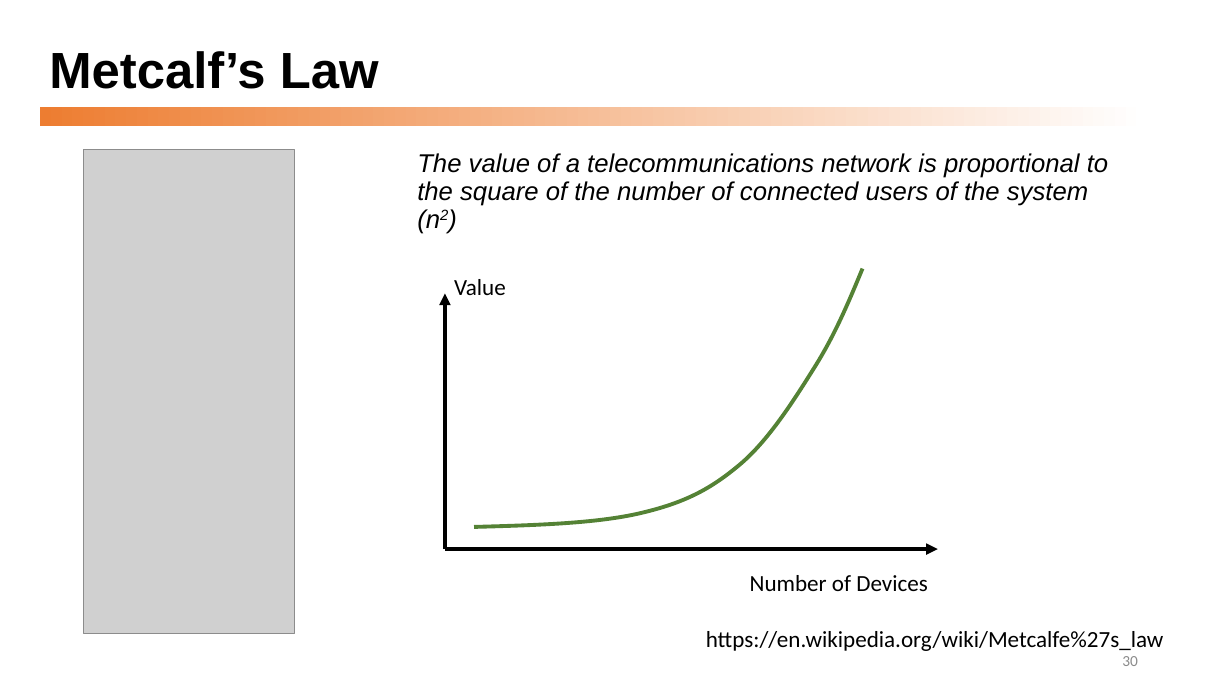
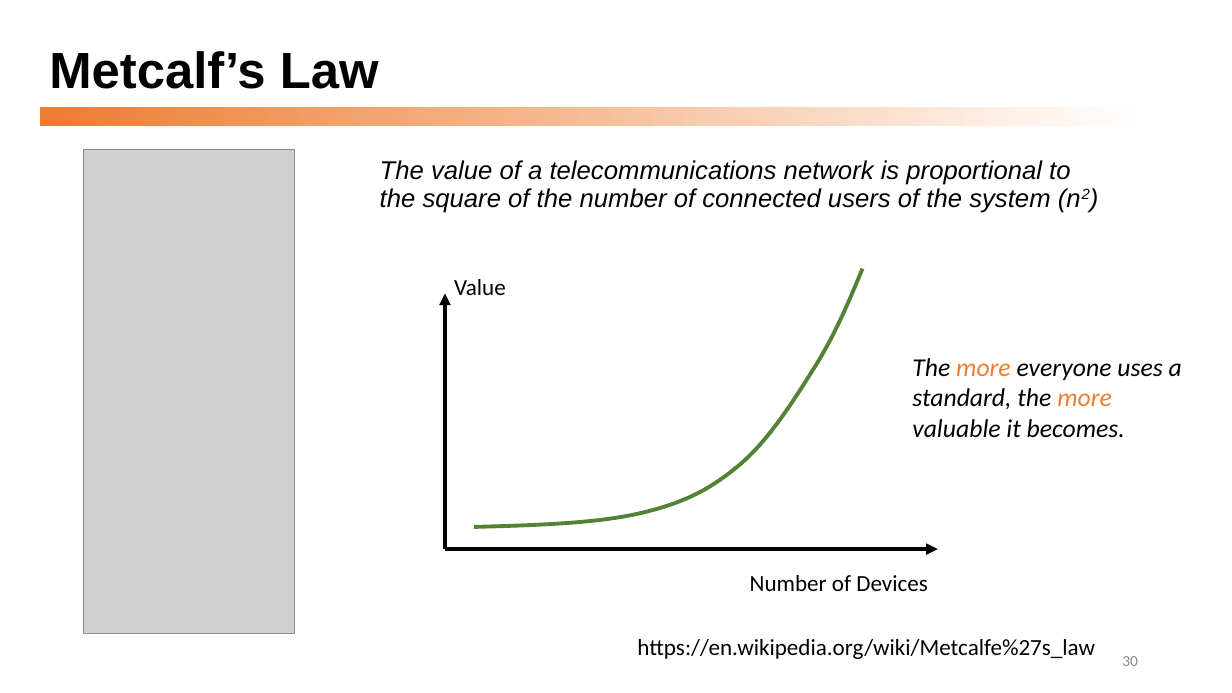
Before and after one commit to dmccreary/graph-systems-thinking, a slide deck: slide 30 of docs/presentations/Graph-Systems-Thinking-Half-Day-Workshop.pptx. Drawn at 1232x693 pixels with LibreOffice and Linux fonts; fonts in the diff are those of the drawing; grey boxes stand for pictures. Boxes give left, top, right and bottom in pixels: in the first picture for what was removed or moved away, otherwise in the second. Text is boxed around its words. In the diff, an @@ line names an element or a change of style, - is before the commit and + after.

```diff
--- a/docs/presentations/Graph-Systems-Thinking-Half-Day-Workshop.pptx
+++ b/docs/presentations/Graph-Systems-Thinking-Half-Day-Workshop.pptx
@@ text "The value of a telecommunications ...": place and size @@
-text "The value of a telecommunications ..." at <box>417,153,1108,206</box>
+text "The value of a telecommunications ..." at <box>380,160,1070,213</box>
@@ text added at <box>912,358,1182,437</box>, 20 pt, text #000000, italic @@
+The more everyone uses a standard, the more valuable it becomes.
@@ text "https://en.wikipedia.org/wiki/Metcalfe%27s_law": place and size @@
-text "https://en.wikipedia.org/wiki/Metcalfe%27s_law" at <box>706,631,1164,651</box>
+text "https://en.wikipedia.org/wiki/Metcalfe%27s_law" at <box>637,639,1095,659</box>
```
Also in this commit, not shown: 8 other slides changed, 9 slides added.
